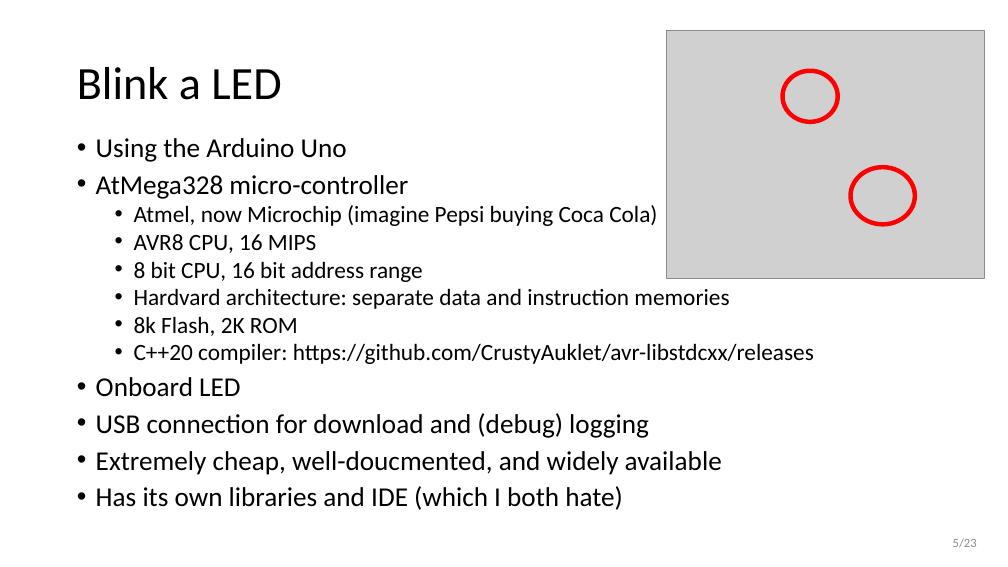
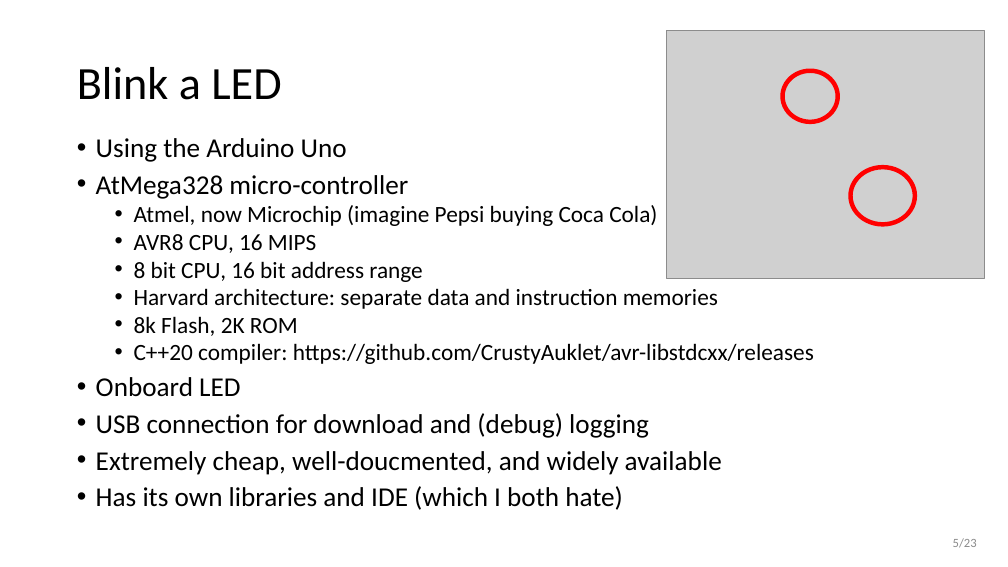
Before and after one commit to wovo/talk-gpio-abstractions, a slide deck: slide 5 of powerpoint/gpio-abstractions.pptx. Drawn at 1008x567 pixels with LibreOffice and Linux fonts; fonts in the diff are those of the drawing; grey boxes stand for pictures. Boxes give left, top, right and bottom in pixels: in the first picture for what was removed or moved away, otherwise in the second. Text is boxed around its words. In the diff, an @@ line names an element or a change of style, - is before the commit and + after.

```diff
--- a/powerpoint/gpio-abstractions.pptx
+++ b/powerpoint/gpio-abstractions.pptx
@@ text at (134,288,718,309): text changed @@
-  • Hardvard architecture: separate data and instruction memories
+  • Harvard architecture: separate data and instruction memories
```
Also in this commit, not shown: 9 other slides changed, 4 other files.
